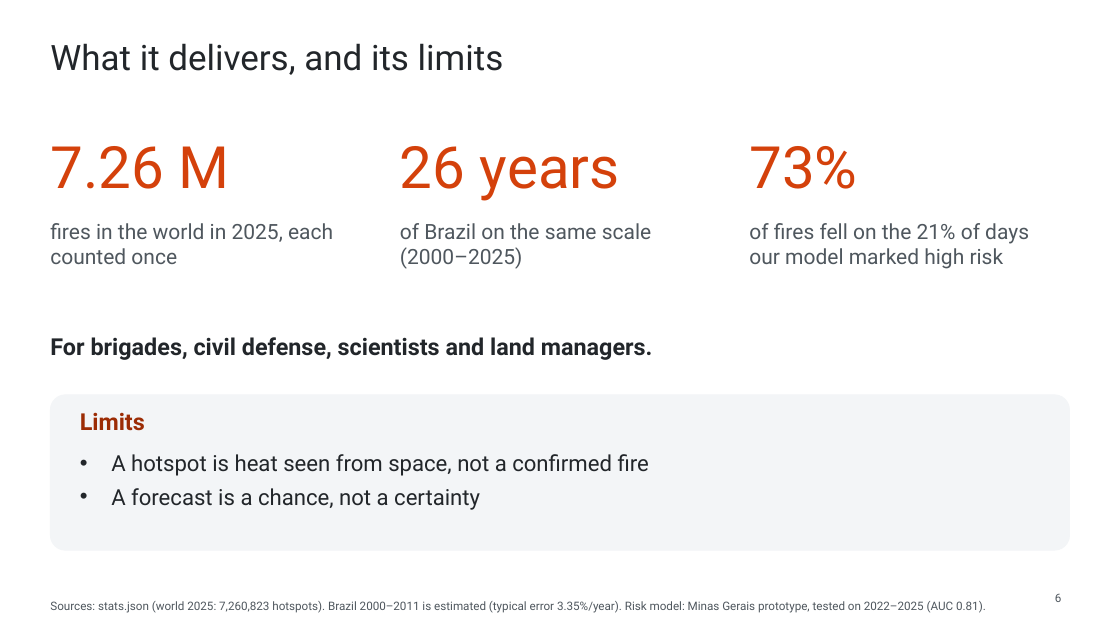
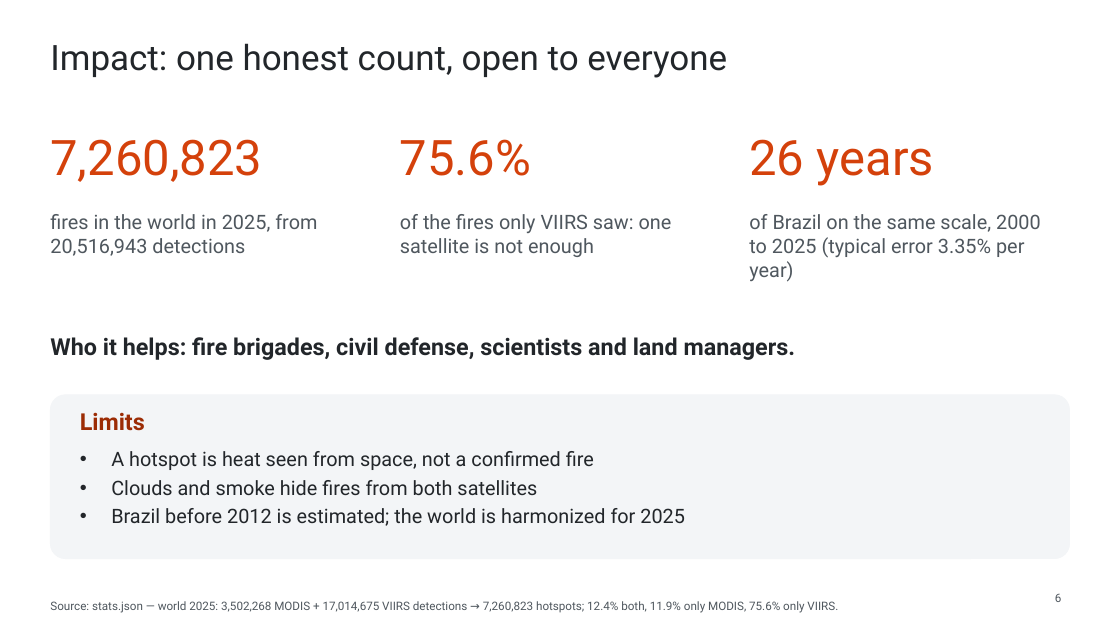
Before and after one commit to WednyFernandes/de-olho-no-fogo, a slide deck: slide 6 of public/apresentacao/de-olho-no-fogo-space-apps-2026-en.pptx. Drawn at 1120x630 pixels with LibreOffice and Linux fonts; fonts in the diff are those of the drawing. Boxes give left, top, right and bottom in pixels: in the first picture for what was removed or moved away, otherwise in the second. Text is boxed around its words. In the diff, an @@ line names an element or a change of style, - is before the commit and + after.

```diff
--- a/public/apresentacao/de-olho-no-fogo-space-apps-2026-en.pptx
+++ b/public/apresentacao/de-olho-no-fogo-space-apps-2026-en.pptx
@@ title at [50,43,727,78]: text changed @@
-What it delivers, and its limits
+Impact: one honest count, open to everyone
@@ text at [50,139,262,182]: text changed; size 50 to 42 pt @@
-7.26 M
+7,260,823
@@ text added at [400,139,531,176], 42 pt, text #D4410B @@
+75.6%
@@ text "26 years": place and size @@
-text "26 years" at [400,146,620,201]
+text "26 years" at [749,139,934,186]
@@ text "26 years" at [749,139,934,186]: size 50 to 42 pt @@
@@ text removed at [749,146,857,189] @@
-73%
@@ text at [50,214,317,256]: text changed; size 18 to 17 pt @@
-fires in the world in 2025, each counted once
+fires in the world in 2025, from 20,516,943 detections
@@ text at [400,214,672,257]: text changed; size 18 to 17 pt @@
-of Brazil on the same scale (2000–2025)
+of the fires only VIIRS saw: one satellite is not enough
@@ text at [749,214,1041,282]: text changed; size 18 to 17 pt @@
-of fires fell on the 21% of days our model marked high risk
+of Brazil on the same scale, 2000 to 2025 (typical error 3.35% per year)
@@ text at [50,337,796,360]: text changed @@
-For brigades, civil defense, scientists and land managers.
+Who it helps: fire brigades, civil defense, scientists and land managers.
@@ rounded rectangle: place and size @@
-rounded rectangle at [50,395,1070,550]
+rounded rectangle at [50,395,1070,559]
@@ rounded rectangle at [50,395,1070,559]: proportions changed @@
@@ text at [111,451,594,470]: size 19 to 17 pt in "A hotspot is heat seen from space, ..."; less space between paragraphs @@
@@ text at [111,480,685,526]: text changed; size 19 to 17 pt @@
-• A forecast is a chance, not a certainty
+• Clouds and smoke hide fires from both satellites
+• Brazil before 2012 is estimated; the world is harmonized for 2025
@@ text at [50,601,838,613]: text changed @@
-Sources: stats.json (world 2025: 7,260,823 hotspots). Brazil 2000–2011 is estimated (typical error 3.35%/year). Risk model: Minas Gerais prototype, tested on 2022–2025 (AUC 0.81).
+Source: stats.json — world 2025: 3,502,268 MODIS + 17,014,675 VIIRS detections → 7,260,823 hotspots; 12.4% both, 11.9% only MODIS, 75.6% only VIIRS.
```
Also in this commit, not shown: 5 other slides changed, 1 slide added, 1 slide removed, 10 other files.
